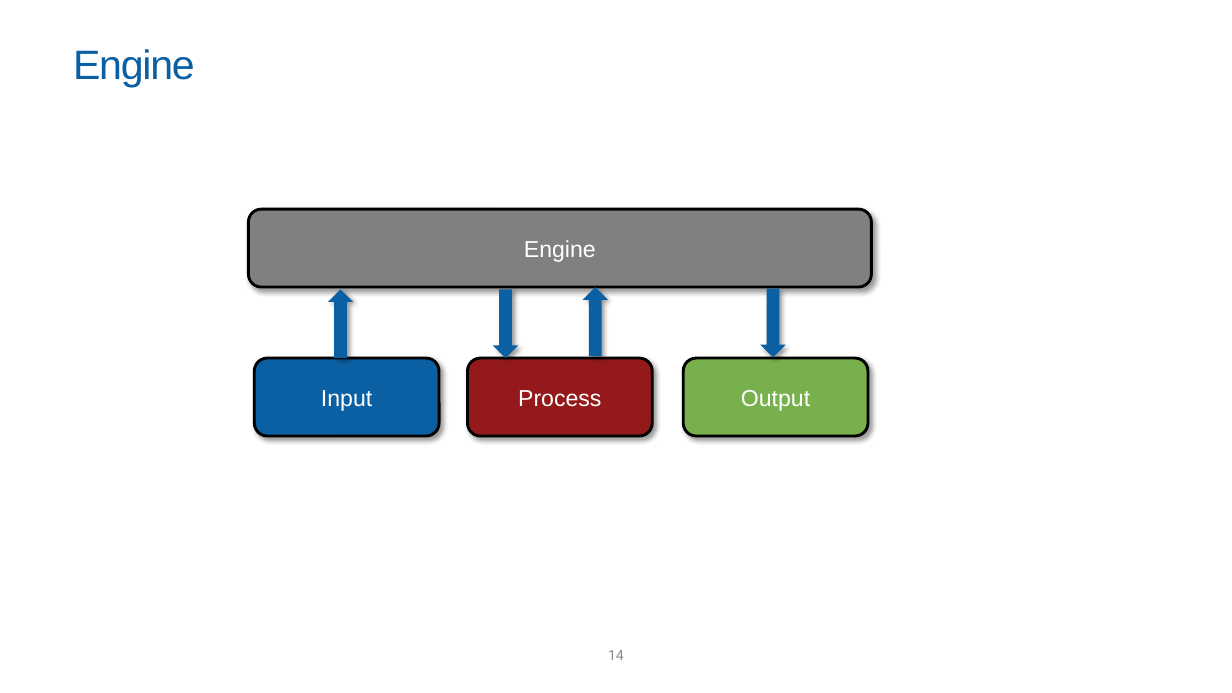
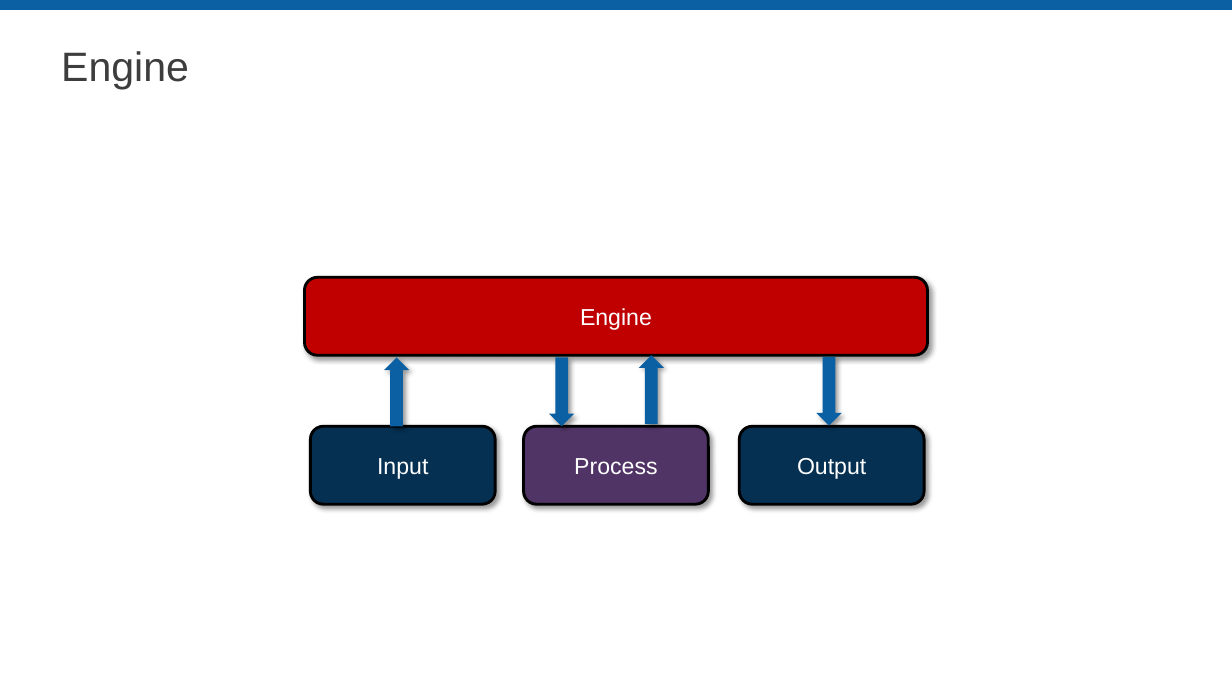
Before and after one commit to LabVIEW-DCAF/Documentation, a slide deck: slide 14 of Trunk/Presentations/A_Introduction to DCAF.pptx. Drawn at 1232x693 pixels with LibreOffice and Linux fonts; fonts in the diff are those of the drawing; background and template pictures are left out. Boxes give left, top, right and bottom in pixels: in the first picture for what was removed or moved away, otherwise in the second. Text is boxed around its words. In the diff, an @@ line names an element or a change of style, - is before the commit and + after.

```diff
--- a/Trunk/Presentations/A_Introduction to DCAF.pptx
+++ b/Trunk/Presentations/A_Introduction to DCAF.pptx
@@ rectangle added at (x1=0, y1=0, x2=1232, y2=10), fill #0A60A3 @@
@@ title "Engine" moved from (x1=73, y1=49, x2=195, y2=87) to (x1=61, y1=51, x2=189, y2=89) @@
@@ title "Engine" at (x1=61, y1=51, x2=189, y2=89): text colour #0A60A3 to #3D3D3D, letter spacing -1 to 0 pt; line spacing 1 to 0.9 @@
@@ rounded rectangle "Engine" at (x1=305, y1=277, x2=928, y2=355): fill #808080 to #C00000 @@
@@ 4 up arrows, 1 rounded rectangle moved together from (x1=249, y1=209, x2=872, y2=358) to (x1=305, y1=277, x2=928, y2=426) @@
@@ rounded rectangle "Input" at (x1=311, y1=426, x2=495, y2=504): fill #0A60A3 to #053052 @@
@@ 3 rounded rectangles moved together from (x1=254, y1=359, x2=868, y2=436) to (x1=311, y1=426, x2=924, y2=504) @@
@@ rounded rectangle "Process" at (x1=524, y1=426, x2=709, y2=504): fill #93191A to #503565 @@
@@ rounded rectangle "Output" at (x1=739, y1=426, x2=924, y2=504): fill #79B04E to #053052 @@
@@ page number removed at (x1=608, y1=650, x2=624, y2=660) @@
-14
```
Also in this commit, not shown: 26 other slides changed, 2 other files.
